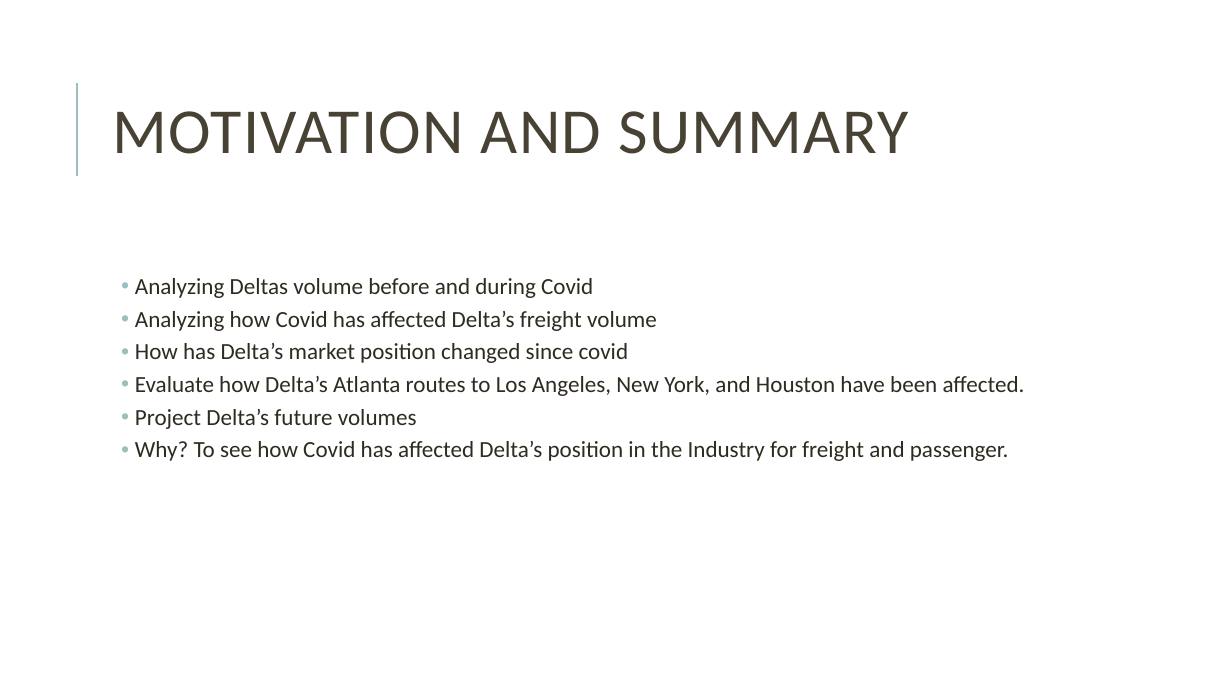
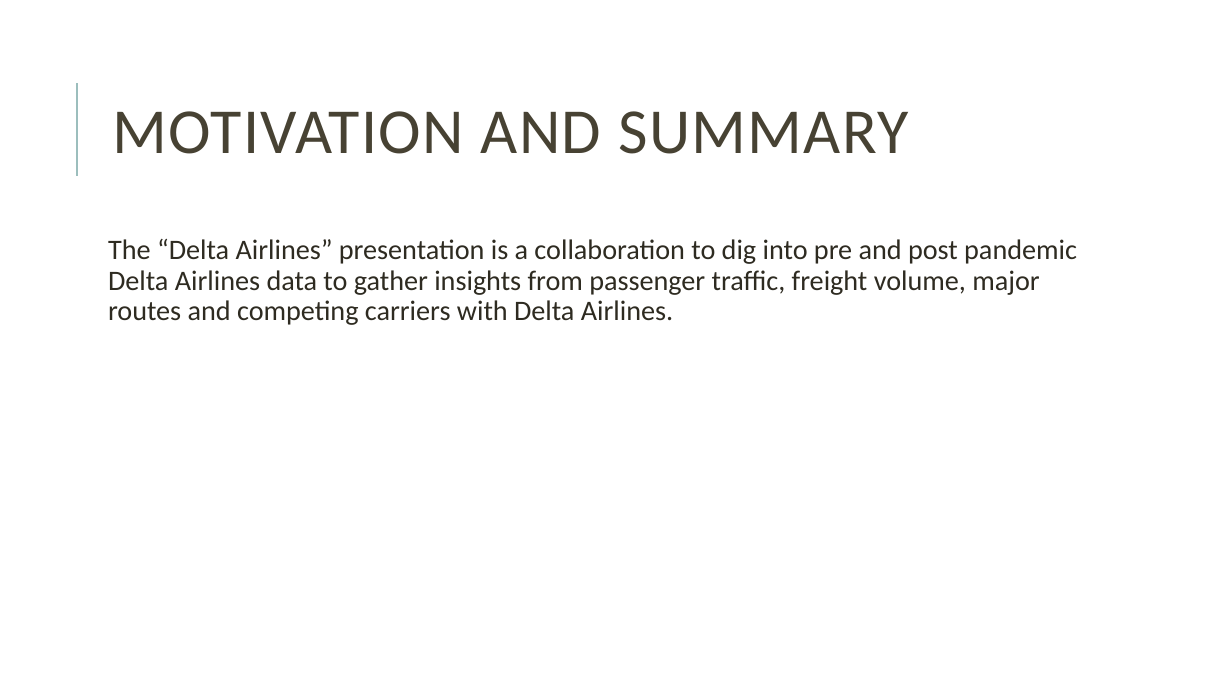
Before and after one commit to davew306/Project_Airline, a slide deck: slide 2 of Project Delta Airlines Presentation.pptx. Drawn at 1232x693 pixels with LibreOffice and Linux fonts; fonts in the diff are those of the drawing. Boxes give left, top, right and bottom in pixels: in the first picture for what was removed or moved away, otherwise in the second. Text is boxed around its words. In the diff, an @@ line names an element or a change of style, - is before the commit and + after.

```diff
--- a/Project Delta Airlines Presentation.pptx
+++ b/Project Delta Airlines Presentation.pptx
@@ text at (108, 239, 1077, 325): text changed; size 18 to 22 pt @@
-  • Analyzing Deltas volume before and during Covid
-  • Analyzing how Covid has affected Delta’s freight volume
-  • How has Delta’s market position changed since covid
-  • Evaluate how Delta’s Atlanta routes to Los Angeles, New York, and Houston have been affected.
-  • Project Delta’s future volumes
-  • Why? To see how Covid has affected Delta’s position in the Industry for freight and passenger.
+The “Delta Airlines” presentation is a collaboration to dig into pre and post pandemic Delta Airlines data to gather insights from passenger traffic, freight volume, major routes and competing carriers with Delta Airlines.
```
Also in this commit, not shown: 2 other slides changed, 1 slide added, 2 slides removed.
